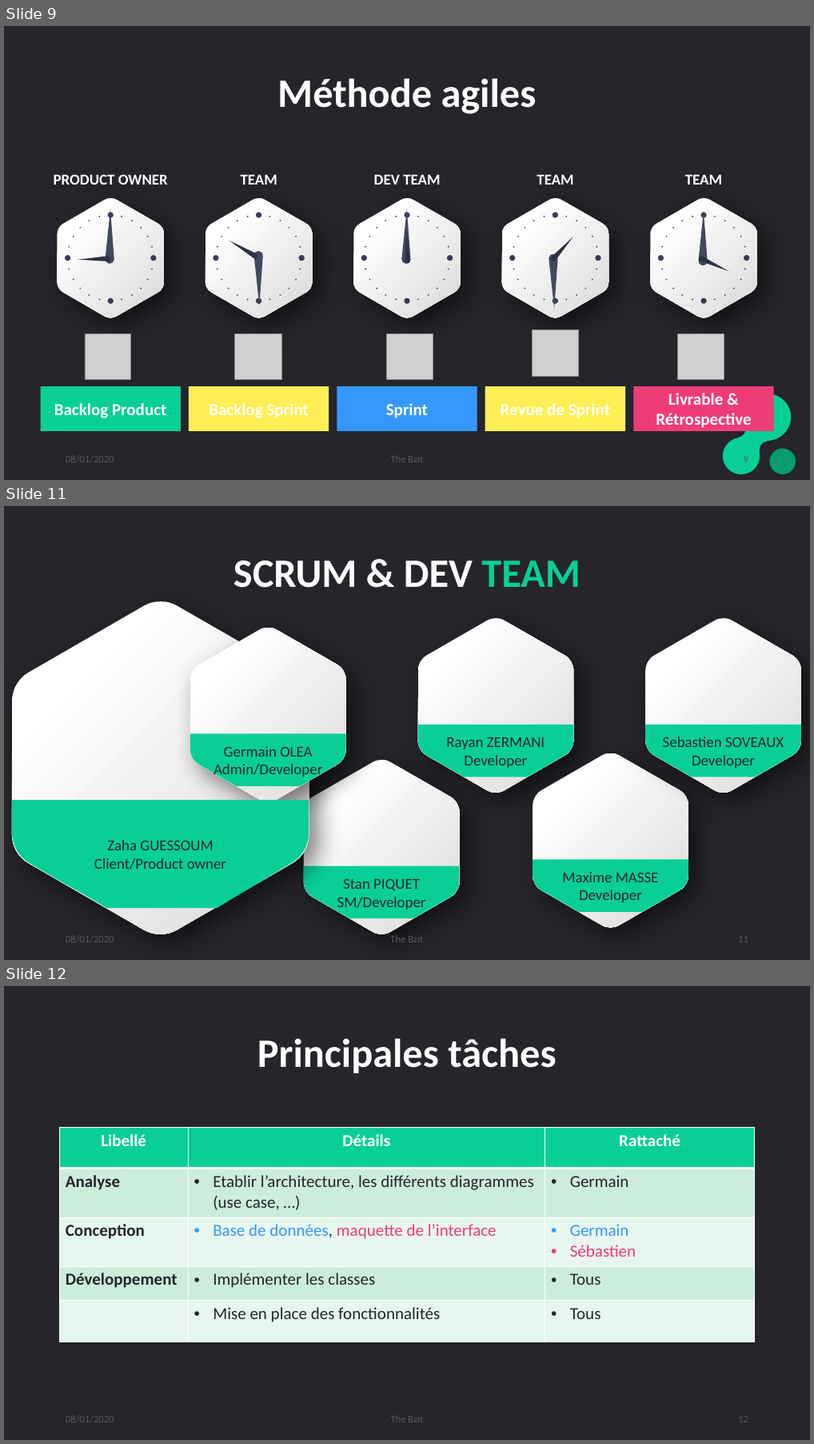
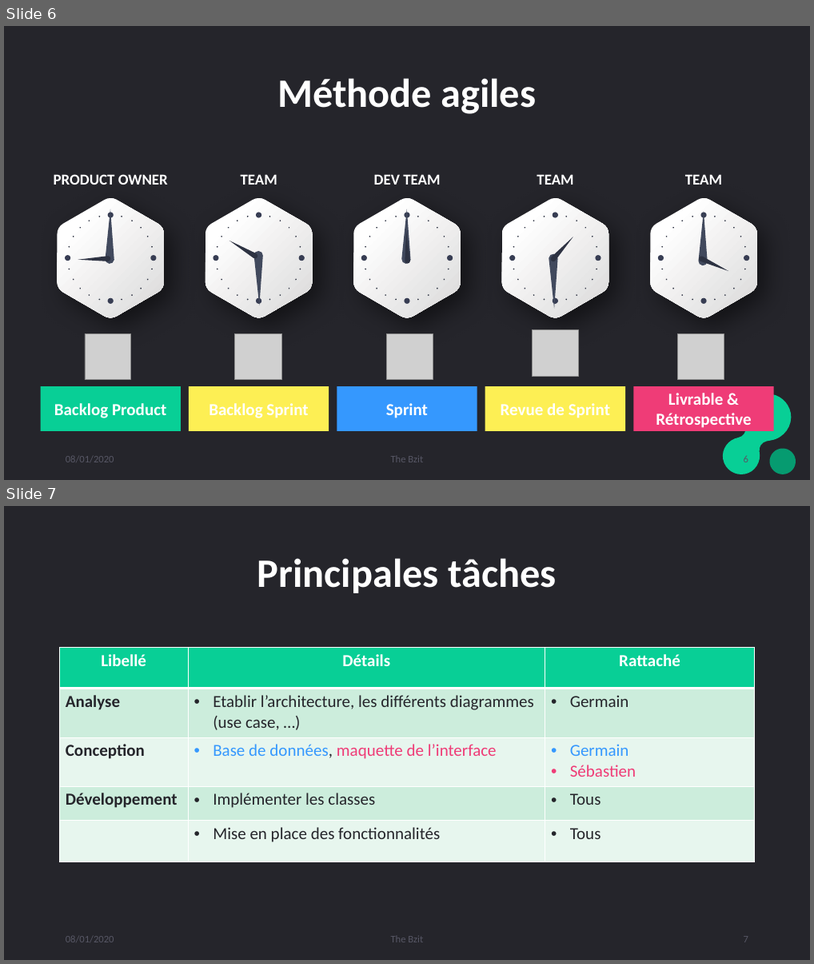
Before and after one commit to djuhnix/projet-s3, a slide deck: docs/Présentation projet soutenance.pptx. Shown one above the other, each under a label of ours: slides 9, 11 and 12 before the commit, slides 6 and 7 after it; the slides between them are not shown. The pictures are 814x1444 and 814x964 pixels, drawn with LibreOffice and Linux fonts; fonts in the diff are those of the drawing; grey boxes stand for pictures. Boxes give left, top, right and bottom in pixels: in the first picture for what was removed or moved away, otherwise in the second. Text is boxed around its words. In the diff, an @@ line names an element or a change of style, - is before the commit and + after.

```diff
--- a/docs/Présentation projet soutenance.pptx
+++ b/docs/Présentation projet soutenance.pptx
@@ slide 11 removed at bbox=[4, 506, 810, 960], background #25252B @@
@@ title removed at bbox=[234, 560, 580, 588] @@
-SCRUM & DEV TEAM
@@ freeform shape removed at bbox=[12, 601, 309, 934] @@
@@ freeform shape removed at bbox=[418, 618, 574, 792] @@
@@ freeform shape removed at bbox=[646, 618, 802, 792] @@
@@ freeform shape removed at bbox=[190, 627, 346, 801] @@
@@ freeform shape removed at bbox=[190, 733, 346, 786] @@
-Germain OLEA
-Admin/Developer
@@ freeform shape removed at bbox=[418, 724, 574, 777] @@
-Rayan ZERMANI
-Developer
@@ freeform shape removed at bbox=[646, 724, 802, 777] @@
-Sebastien SOVEAUX
-Developer
@@ freeform shape removed at bbox=[304, 760, 459, 934] @@
@@ freeform shape removed at bbox=[534, 753, 689, 927] @@
@@ freeform shape removed at bbox=[12, 800, 309, 908] @@
-Zaha GUESSOUM
-Client/Product owner
@@ freeform shape removed at bbox=[534, 860, 689, 912] @@
-Maxime MASSE
-Developer
@@ freeform shape removed at bbox=[304, 866, 459, 919] @@
-Stan PIQUET
-SM/Developer
@@ text removed at bbox=[66, 936, 114, 942] @@
-08/01/2020
@@ text removed at bbox=[391, 936, 423, 942] @@
-The Bzit
@@ page number removed at bbox=[738, 936, 749, 942] @@
-11
@@ what was slide 9 is now slide 6 @@
@@ page number at bbox=[744, 455, 749, 462]: text changed @@
-9
+6
@@ what was slide 12 is now slide 7 @@
@@ page number at bbox=[744, 936, 749, 942]: text changed @@
-12
+7
```
Also in this commit, not shown: 7 slides changed, 5 slides added, 8 other slides removed, 3 other files.
